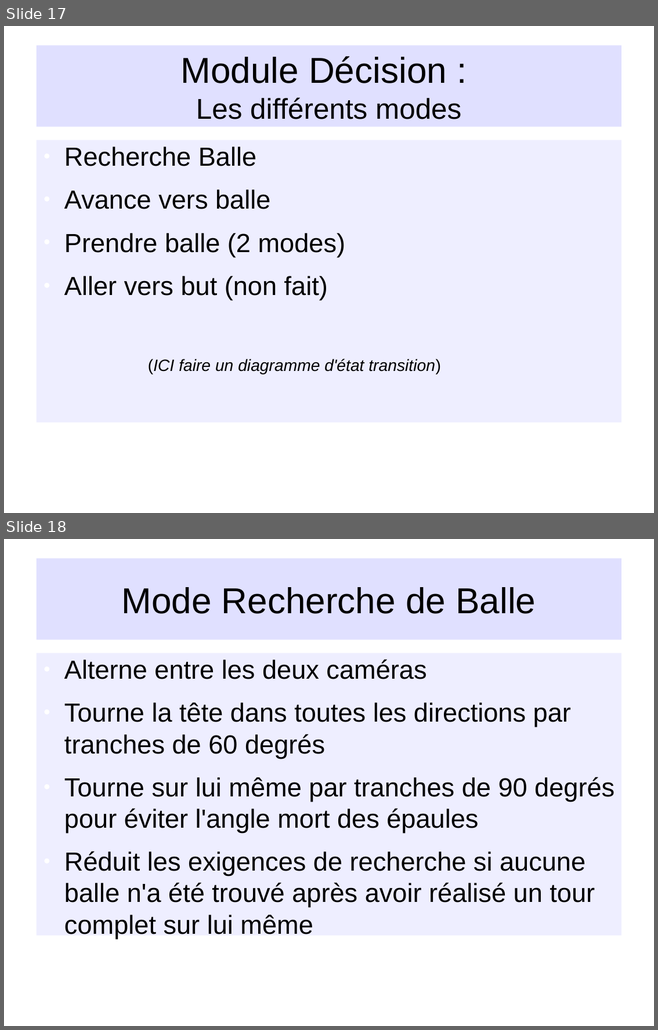
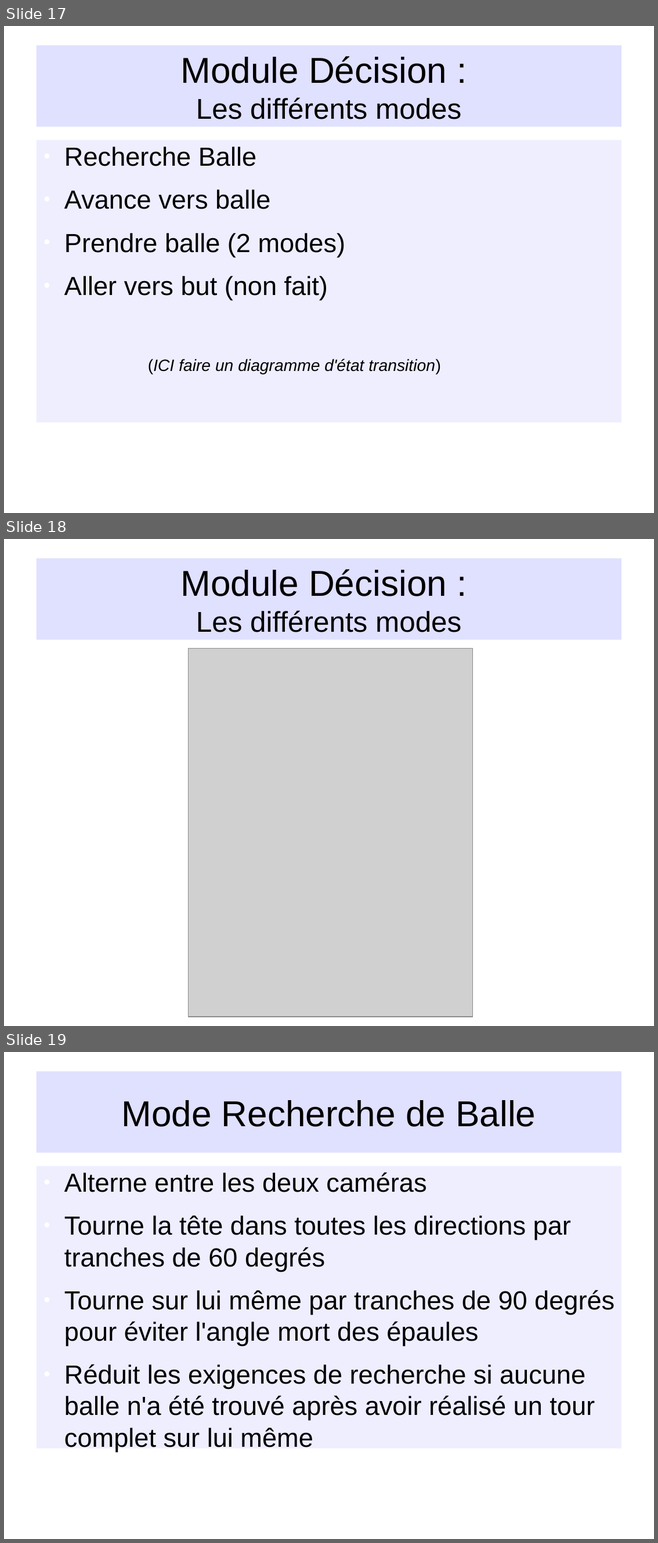
Before and after one commit to NesKaphe/nao-p7, a slide deck: documents/diaporama/diapo_nao.odp. Shown one above the other, each under a label of ours: slides 17 and 18 before the commit, slides 17, 18 and 19 after it. The pictures are 658x1030 and 658x1543 pixels, drawn with LibreOffice and Linux fonts; fonts in the diff are those of the drawing; grey boxes stand for pictures; background and template pictures are left out. Boxes give left, top, right and bottom in pixels: in the first picture for what was removed or moved away, otherwise in the second. Text is boxed around its words. In the diff, an @@ line names an element or a change of style, - is before the commit and + after.

```diff
--- a/documents/diaporama/diapo_nao.odp
+++ b/documents/diaporama/diapo_nao.odp
@@ slide 18 added at bbox=[4, 539, 654, 1026], background picture (left out) @@
@@ title added at bbox=[36, 559, 621, 640], fill #CCCCFF at 60% opacity, 35 pt, text #000000 @@
+Module Décision :
+Les différents modes
@@ picture added at bbox=[188, 648, 473, 1017] @@
@@ what was slide 18 is now slide 19 @@
```
Also in this commit, not shown: 2 other files.
